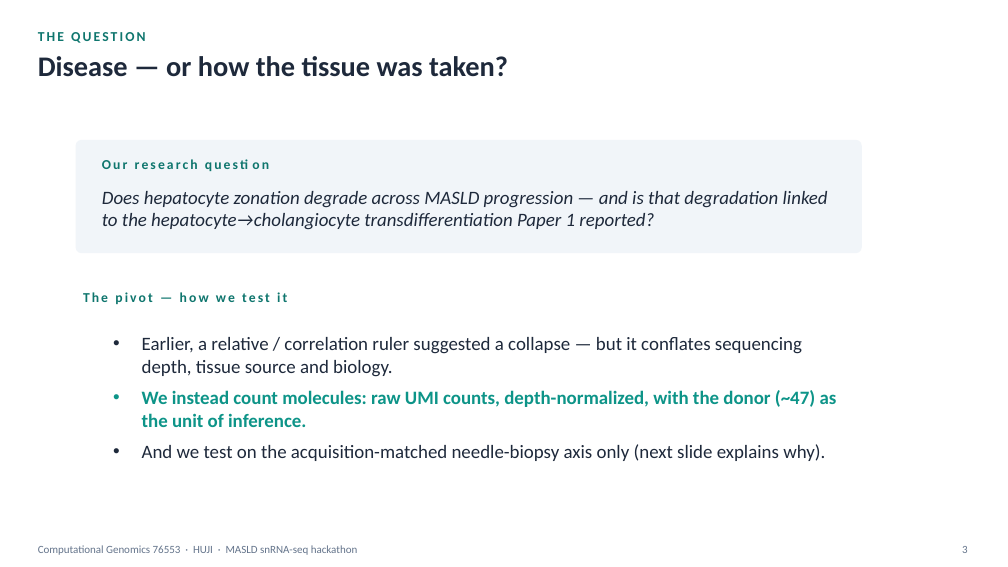
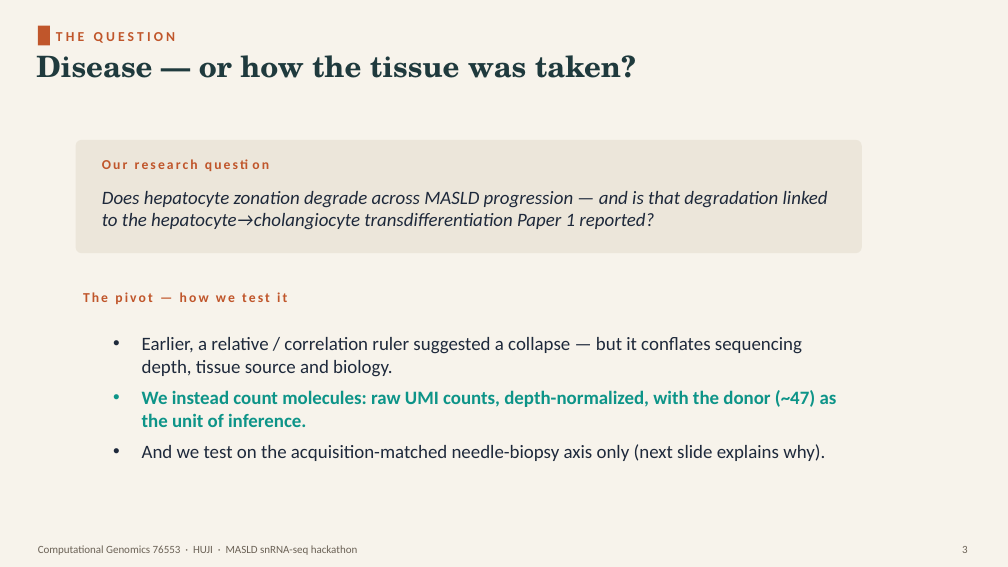
Before and after one commit to roeetekoah/liver-zonation, a slide deck: slide 3 of presentation/MASLD_zonation.pptx. Drawn at 1008x567 pixels with LibreOffice and Linux fonts; fonts in the diff are those of the drawing. Boxes give left, top, right and bottom in pixels: in the first picture for what was removed or moved away, otherwise in the second. Text is boxed around its words. In the diff, an @@ line names an element or a change of style, - is before the commit and + after.

```diff
--- a/presentation/MASLD_zonation.pptx
+++ b/presentation/MASLD_zonation.pptx
@@ background #FFFFFF to #F7F3EB @@
@@ rectangle added at [38,26,50,45], fill #C0562B @@
@@ text "THE QUESTION": place and size @@
-text "THE QUESTION" at [38,32,145,43]
+text "THE QUESTION" at [56,32,176,43]
@@ text "THE QUESTION" at [56,32,176,43]: text colour #0F766E to #C0562B, letter spacing 2 to 3 pt @@
@@ text "Disease — or how the ..." at [36,55,636,78]: size 27 to 28 pt, font Calibri to TeX Gyre Schola, text colour #1E293B to #1F3A3D @@
@@ rounded rectangle at [76,140,862,253]: fill #F1F5F9 to #ECE6DA @@
@@ text "Our research question" at [95,151,843,178]: text colour #0F766E to #C0562B @@
@@ text "The pivot — how we ..." at [83,292,287,304]: text colour #0F766E to #C0562B @@
@@ text "Computational Genomics 76553 · HUJI ..." at [38,545,358,555]: text colour #64748B to #6B6256 @@
@@ text "3" at [962,546,968,553]: text colour #64748B to #6B6256 @@
```
Also in this commit, not shown: 18 other slides changed, 41 other files.
